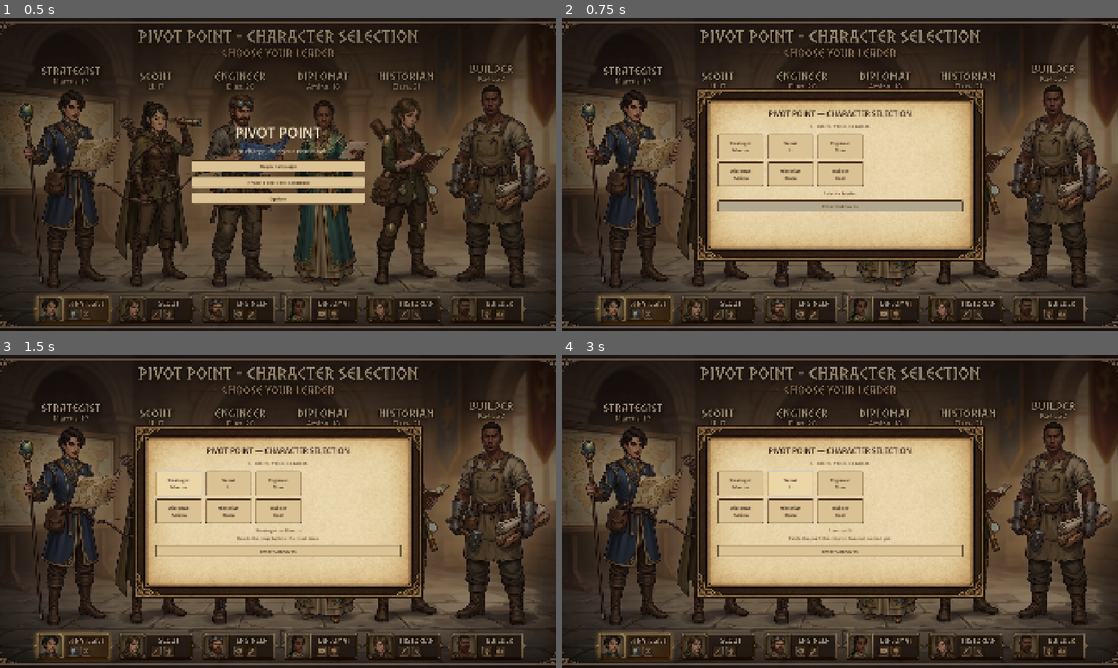
Above: before the commit, frames 1-4 (two rows, left to right).
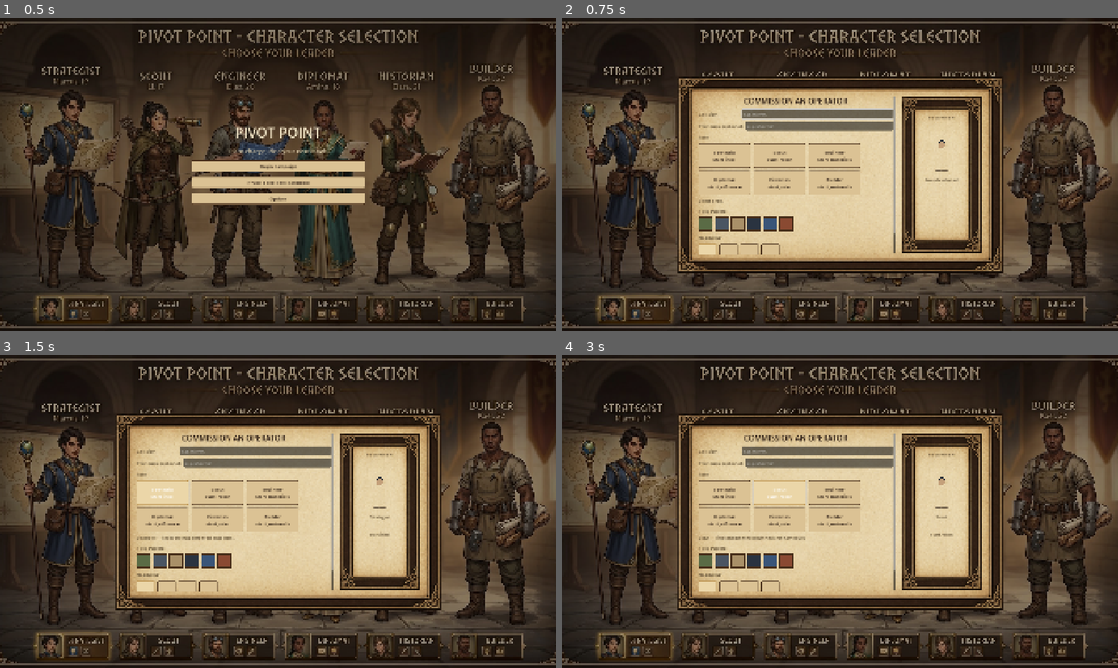
Above: after the commit, the same moments.

Repository: DaddysCoder/pivot-point-3D
Game: Godot game, scene res://scenes/main/boot.tscn
Two runs of this game, one before a commit and one after it. Both use one fixed random seed, a clock stepped at 60 frames per second and the inputs below.
Inputs (mouse positions are in pixels of both pictures, inside the frame that each line leads up to):
- Up to frame 1 (0.5 s): no input
- Up to frame 2 (0.75 s): click "Begin Campaign" at 0.5 s
- Up to frame 3 (1.5 s): click (161, 492) at 1.25 s, where only the run after the commit has a clickable "Strategist start_intel"
- Up to frame 4 (3 s): click (723, 492) at 2 s, where only the run after the commit has a clickable "Strategist start_intel"; click (778, 492) at 2.75 s, where only the run after the commit has a clickable "Scout start_recon"

Frame 1 is identical in both runs. In frame 2, 22% of the frame differs, in the area x 20-80%, y 18-82%; in frame 3, 21%; in frame 4, 21%.

Commit message:
Replace preset-only leader picker with a real character creator (Task A)
The old character_select.gd forced one of 6 fixed leader identities
(Marcus/Li/Elias/Amina/Elara/Kael) with no naming or customization,
unlike the 2D reference build's CharacterCreator. This keeps the same
6 mechanical roles and their LeaderRegistry bonuses, but drops the
forced name/portrait and adds:

- Call sign (required, min 2 chars) and optional pronouns text fields.
- Field palette (6 swatches) and headwear (none/cap/helm/visor)
  cosmetic pickers, mirroring the 2D build's option set.
- A live field preview (procedurally-drawn headwear icon in
  scripts/ui/headwear_preview.gd, tinted by the chosen palette) that
  updates as the player types/picks, instead of static preset art.
- Every picker is a real Button (toggle_mode for single-select
  groups), so Godot's native Control focus system makes them
  keyboard/gamepad navigable without a separate fallback widget.

GameState gains call_sign/pronouns/appearance fields plus
set_character(), which the creator calls alongside the existing
LeaderRegistry.apply_starting_bonus() — set_leader() is untouched so
existing tests and mission code that only care about the role id keep
working.

Diff:
--- a/scenes/main/character_select.tscn
+++ b/scenes/main/character_select.tscn
@@ -1,6 +1,7 @@
-[gd_scene load_steps=2 format=3 uid="uid://bcharselect01"]
+[gd_scene load_steps=3 format=3 uid="uid://bcharselect01"]
 
 [ext_resource type="Script" path="res://scripts/main/character_select.gd" id="1_script"]
+[ext_resource type="Script" path="res://scripts/ui/headwear_preview.gd" id="2_headwear"]
 
 [node name="CharacterSelect" type="Control"]
 layout_mode = 3
@@ -31,45 +32,155 @@
 anchor_top = 0.5
 anchor_right = 0.5
 anchor_bottom = 0.5
-offset_left = -500.0
-offset_top = -300.0
-offset_right = 500.0
-offset_bottom = 300.0
+offset_left = -560.0
+offset_top = -340.0
+offset_right = 560.0
+offset_bottom = 340.0
 
 [node name="Margin" type="MarginContainer" parent="Panel"]
 layout_mode = 2
-theme_override_constants/margin_left = 28
-theme_override_constants/margin_top = 24
-theme_override_constants/margin_right = 28
-theme_override_constants/margin_bottom = 24
+theme_override_constants/margin_left = 24
+theme_override_constants/margin_top = 20
+theme_override_constants/margin_right = 24
+theme_override_constants/margin_bottom = 20
 
-[node name="VBox" type="VBoxContainer" parent="Panel/Margin"]
+[node name="HBox" type="HBoxContainer" parent="Panel/Margin"]
 layout_mode = 2
-theme_override_constants/separation = 12
+theme_override_constants/separation = 20
 
-[node name="Title" type="Label" parent="Panel/Margin/VBox"]
+[node name="FormScroll" type="ScrollContainer" parent="Panel/Margin/HBox"]
+custom_minimum_size = Vector2(680, 0)
 layout_mode = 2
-theme_override_font_sizes/font_size = 28
-text = "PIVOT POINT — CHARACTER SELECTION"
+size_flags_horizontal = 3
+size_flags_vertical = 3
+
+[node name="Form" type="VBoxContainer" parent="Panel/Margin/HBox/FormScroll"]
+layout_mode = 2
+size_flags_horizontal = 3
+theme_override_constants/separation = 10
+
+[node name="Title" type="Label" parent="Panel/Margin/HBox/FormScroll/Form"]
+layout_mode = 2
+theme_override_font_sizes/font_size = 26
+text = "COMMISSION AN OPERATOR"
 horizontal_alignment = 1
 
-[node name="Sub" type="Label" parent="Panel/Margin/VBox"]
+[node name="CallSignRow" type="HBoxContainer" parent="Panel/Margin/HBox/FormScroll/Form"]
 layout_mode = 2
-text = "CHOOSE YOUR LEADER."
+theme_override_constants/separation = 10
+
+[node name="Label" type="Label" parent="Panel/Margin/HBox/FormScroll/Form/CallSignRow"]
+custom_minimum_size = Vector2(140, 0)
+layout_mode = 2
+text = "Call Sign"
+
+[node name="CallSign" type="LineEdit" parent="Panel/Margin/HBox/FormScroll/Form/CallSignRow"]
+layout_mode = 2
+size_flags_horizontal = 3
+max_length = 16
+placeholder_text = "e.g. HAWK"
+
+[node name="PronounsRow" type="HBoxContainer" parent="Panel/Margin/HBox/FormScroll/Form"]
+layout_mode = 2
+theme_override_constants/separation = 10
+
+[node name="Label" type="Label" parent="Panel/Margin/HBox/FormScroll/Form/PronounsRow"]
+custom_minimum_size = Vector2(140, 0)
+layout_mode = 2
+text = "Pronouns (optional)"
+
+[node name="Pronouns" type="LineEdit" parent="Panel/Margin/HBox/FormScroll/Form/PronounsRow"]
+layout_mode = 2
+size_flags_horizontal = 3
+max_length = 24
+placeholder_text = "e.g. she/her"
+
+[node name="RoleLabel" type="Label" parent="Panel/Margin/HBox/FormScroll/Form"]
+layout_mode = 2
+text = "Role"
+
+[node name="RoleGrid" type="GridContainer" parent="Panel/Margin/HBox/FormScroll/Form"]
+layout_mode = 2
+columns = 3
+theme_override_constants/h_separation = 10
+theme_override_constants/v_separation = 10
+
+[node name="RoleDetail" type="Label" parent="Panel/Margin/HBox/FormScroll/Form"]
+layout_mode = 2
+text = "Select a role."
+autowrap_mode = 3
+
+[node name="PaletteLabel" type="Label" parent="Panel/Margin/HBox/FormScroll/Form"]
+layout_mode = 2
+text = "Field Palette"
+
+[node name="PaletteRow" type="HBoxContainer" parent="Panel/Margin/HBox/FormScroll/Form"]
+layout_mode = 2
+theme_override_constants/separation = 8
+
+[node name="HeadwearLabel" type="Label" parent="Panel/Margin/HBox/FormScroll/Form"]
+layout_mode = 2
+text = "Headwear"
+
+[node name="HeadwearRow" type="HBoxContainer" parent="Panel/Margin/HBox/FormScroll/Form"]
+layout_mode = 2
+theme_override_constants/separation = 8
+
+[node name="Confirm" type="Button" parent="Panel/Margin/HBox/FormScroll/Form"]
+layout_mode = 2
+disabled = true
+text = "Enter the War Room"
+
+[node name="Preview" type="PanelContainer" parent="Panel/Margin/HBox"]
+custom_minimum_size = Vector2(280, 0)
+layout_mode = 2
+size_flags_vertical = 3
+
+[node name="PreviewMargin" type="MarginContainer" parent="Panel/Margin/HBox/Preview"]
+layout_mode = 2
+theme_override_constants/margin_left = 16
+theme_override_constants/margin_top = 16
+theme_override_constants/margin_right = 16
+theme_override_constants/margin_bottom = 16
+
+[node name="PreviewVBox" type="VBoxContainer" parent="Panel/Margin/HBox/Preview/PreviewMargin"]
+layout_mode = 2
+theme_override_constants/separation = 8
+
+[node name="PreviewLabel" type="Label" parent="Panel/Margin/HBox/Preview/PreviewMargin/PreviewVBox"]
+layout_mode = 2
+theme_override_font_sizes/font_size = 12
+text = "FIELD PREVIEW"
 horizontal_alignment = 1
 
-[node name="Grid" type="GridContainer" parent="Panel/Margin/VBox"]
+[node name="HeadwearHolder" type="CenterContainer" parent="Panel/Margin/HBox/Preview/PreviewMargin/PreviewVBox"]
+custom_minimum_size = Vector2(0, 140)
 layout_mode = 2
-columns = 3
-theme_override_constants/h_separation = 12
-theme_override_constants/v_separation = 12
 
-[node name="Detail" type="Label" parent="Panel/Margin/VBox"]
+[node name="PreviewHeadwear" type="Control" parent="Panel/Margin/HBox/Preview/PreviewMargin/PreviewVBox/HeadwearHolder"]
+custom_minimum_size = Vector2(48, 40)
 layout_mode = 2
-text = "Select a leader."
+scale = Vector2(2.6, 2.6)
+pivot_offset = Vector2(24, 20)
+script = ExtResource("2_headwear")
+
+[node name="PreviewCallSign" type="Label" parent="Panel/Margin/HBox/Preview/PreviewMargin/PreviewVBox"]
+layout_mode = 2
+theme_override_font_sizes/font_size = 22
+text = "——"
+horizontal_alignment = 1
+
+[node name="PreviewRole" type="Label" parent="Panel/Margin/HBox/Preview/PreviewMargin/PreviewVBox"]
+layout_mode = 2
+text = "No role selected"
 horizontal_alignment = 1
 autowrap_mode = 3
 
-[node name="Confirm" type="Button" parent="Panel/Margin/VBox"]
+[node name="PreviewPronouns" type="Label" parent="Panel/Margin/HBox/Preview/PreviewMargin/PreviewVBox"]
 layout_mode = 2
-text = "Enter Oakhaven"
+horizontal_alignment = 1
+
+[node name="PreviewBonus" type="Label" parent="Panel/Margin/HBox/Preview/PreviewMargin/PreviewVBox"]
+layout_mode = 2
+autowrap_mode = 3
+horizontal_alignment = 1
--- a/scripts/main/character_select.gd
+++ b/scripts/main/character_select.gd
@@ -1,16 +1,37 @@
 extends Control
-## CHOOSE YOUR LEADER — concept hall + parchment roster.
-
+## COMMISSION AN OPERATOR — call sign, pronouns, role, palette, headwear,
+## with a live field preview. Role keeps LeaderRegistry's mechanical bonus;
+## everything else is player-authored, not a fixed preset identity.
 
 @onready var bg: TextureRect = $BgArt
 @onready var panel: PanelContainer = $Panel
-@onready var grid: GridContainer = $Panel/Margin/VBox/Grid
-@onready var detail: Label = $Panel/Margin/VBox/Detail
-@onready var confirm: Button = $Panel/Margin/VBox/Confirm
-@onready var title: Label = $Panel/Margin/VBox/Title
-@onready var sub: Label = $Panel/Margin/VBox/Sub
+@onready var title: Label = $Panel/Margin/HBox/FormScroll/Form/Title
+@onready var call_sign_label: Label = $Panel/Margin/HBox/FormScroll/Form/CallSignRow/Label
+@onready var call_sign_field: LineEdit = $Panel/Margin/HBox/FormScroll/Form/CallSignRow/CallSign
+@onready var pronouns_label: Label = $Panel/Margin/HBox/FormScroll/Form/PronounsRow/Label
+@onready var pronouns_field: LineEdit = $Panel/Margin/HBox/FormScroll/Form/PronounsRow/Pronouns
+@onready var role_label: Label = $Panel/Margin/HBox/FormScroll/Form/RoleLabel
+@onready var role_grid: GridContainer = $Panel/Margin/HBox/FormScroll/Form/RoleGrid
+@onready var role_detail: Label = $Panel/Margin/HBox/FormScroll/Form/RoleDetail
+@onready var palette_label: Label = $Panel/Margin/HBox/FormScroll/Form/PaletteLabel
+@onready var palette_row: HBoxContainer = $Panel/Margin/HBox/FormScroll/Form/PaletteRow
+@onready var headwear_label: Label = $Panel/Margin/HBox/FormScroll/Form/HeadwearLabel
+@onready var headwear_row: HBoxContainer = $Panel/Margin/HBox/FormScroll/Form/HeadwearRow
+@onready var confirm: Button = $Panel/Margin/HBox/FormScroll/Form/Confirm
+@onready var preview: PanelContainer = $Panel/Margin/HBox/Preview
+@onready var preview_label: Label = $Panel/Margin/HBox/Preview/PreviewMargin/PreviewVBox/PreviewLabel
+@onready var preview_headwear: HeadwearPreview = $Panel/Margin/HBox/Preview/PreviewMargin/PreviewVBox/HeadwearHolder/PreviewHeadwear
+@onready var preview_call_sign: Label = $Panel/Margin/HBox/Preview/PreviewMargin/PreviewVBox/PreviewCallSign
+@onready var preview_role: Label = $Panel/Margin/HBox/Preview/PreviewMargin/PreviewVBox/PreviewRole
+@onready var preview_pronouns: Label = $Panel/Margin/HBox/Preview/PreviewMargin/PreviewVBox/PreviewPronouns
+@onready var preview_bonus: Label = $Panel/Margin/HBox/Preview/PreviewMargin/PreviewVBox/PreviewBonus
 
-var _selected: String = ""
+var _selected_role: String = ""
+var _selected_palette: String = "olive"
+var _selected_headwear: String = "none"
+var _role_buttons: Dictionary = {}
+var _palette_buttons: Dictionary = {}
+var _headwear_buttons: Dictionary = {}
 
 
 func _ready() -> void:
@@ -20,33 +41,159 @@
 		bg.texture = tex
 	ArtCatalog.apply_parchment_panel(panel)
 	ArtCatalog.style_ink_label(title, 26)
-	ArtCatalog.style_ink_label(sub, 18, true)
-	ArtCatalog.style_ink_label(detail, 16, true)
+	for label in [call_sign_label, pronouns_label, role_label, palette_label, headwear_label]:
+		ArtCatalog.style_ink_label(label, 16, true)
+	ArtCatalog.style_ink_label(role_detail, 14, true)
+	ArtCatalog.style_ink_label(preview_label, 12, true)
+	ArtCatalog.style_ink_label(preview_call_sign, 22)
+	ArtCatalog.style_ink_label(preview_role, 14, true)
+	ArtCatalog.style_ink_label(preview_pronouns, 14, true)
+	ArtCatalog.style_ink_label(preview_bonus, 14, true)
+	ArtCatalog.apply_parchment_panel(preview)
 	ArtCatalog.style_button(confirm)
-	confirm.disabled = true
+
+	_build_role_grid()
+	_build_palette_row()
+	_build_headwear_row()
+
+	call_sign_field.text_changed.connect(_on_call_sign_changed)
+	pronouns_field.text_changed.connect(_on_pronouns_changed)
 	confirm.pressed.connect(_confirm)
-	for leader in LeaderRegistry.list_all():
-		var btn := Button.new()
-		btn.text = "%s\n%s" % [leader["role"], leader["name"]]
-		btn.custom_minimum_size = Vector2(160, 84)
-		ArtCatalog.style_button(btn)
-		var lid := str(leader["id"])
-		btn.pressed.connect(func(): _select(lid))
-		grid.add_child(btn)
+
+	_select_headwear(_selected_headwear)
+	_refresh_preview()
+	call_sign_field.grab_focus()
 
 
-func _select(leader_id: String) -> void:
-	_selected = leader_id
-	confirm.disabled = false
-	for leader in LeaderRegistry.list_all():
-		if leader["id"] == leader_id:
-			detail.text = "%s — %s\n%s" % [leader["role"], leader["name"], leader["blurb"]]
+func _build_role_grid() -> void:
+	for role in LeaderRegistry.list_all():
+		var btn := Button.new()
+		var rid := str(role["id"])
+		btn.text = "%s\n%s" % [role["role"], role["bonus"]]
+		btn.custom_minimum_size = Vector2(180, 84)
+		btn.focus_mode = Control.FOCUS_ALL
+		btn.toggle_mode = true
+		ArtCatalog.style_button(btn)
+		btn.pressed.connect(func(): _select_role(rid))
+		role_grid.add_child(btn)
+		_role_buttons[rid] = btn
+
+
+func _build_palette_row() -> void:
+	for palette_id in CharacterOptions.PALETTE_ORDER:
+		var btn := Button.new()
+		btn.custom_minimum_size = Vector2(48, 48)
+		btn.focus_mode = Control.FOCUS_ALL
+		btn.tooltip_text = palette_id.capitalize()
+		ArtCatalog.style_button(btn)
+		var color := CharacterOptions.palette_color(palette_id)
+		var normal := StyleBoxFlat.new()
+		normal.bg_color = color
+		normal.border_color = ArtCatalog.WOOD
+		normal.set_border_width_all(2)
+		var selected := normal.duplicate() as StyleBoxFlat
+		selected.border_color = ArtCatalog.GOLD
+		selected.set_border_width_all(4)
+		btn.set_meta("normal_style", normal)
+		btn.set_meta("selected_style", selected)
+		btn.add_theme_stylebox_override("normal", normal)
+		btn.add_theme_stylebox_override("hover", normal)
+		btn.add_theme_stylebox_override("pressed", normal)
+		btn.pressed.connect(func(): _select_palette(palette_id))
+		palette_row.add_child(btn)
+		_palette_buttons[palette_id] = btn
+
+
+func _build_headwear_row() -> void:
+	for headwear_id in CharacterOptions.HEADWEAR:
+		var btn := Button.new()
+		btn.custom_minimum_size = Vector2(64, 64)
+		btn.focus_mode = Control.FOCUS_ALL
+		btn.toggle_mode = true
+		btn.tooltip_text = headwear_id.capitalize()
+		ArtCatalog.style_button(btn)
+		var icon := HeadwearPreview.new()
+		icon.custom_minimum_size = Vector2(48, 40)
+		icon.mouse_filter = Control.MOUSE_FILTER_IGNORE
+		icon.set_anchors_preset(Control.PRESET_CENTER)
+		icon.set_state(headwear_id, CharacterOptions.palette_color(_selected_palette))
+		btn.add_child(icon)
+		btn.pressed.connect(func(): _select_headwear(headwear_id))
+		headwear_row.add_child(btn)
+		_headwear_buttons[headwear_id] = {"btn": btn, "icon": icon}
+
+
+func _select_role(role_id: String) -> void:
+	_selected_role = role_id
+	for id in _role_buttons:
+		(_role_buttons[id] as Button).button_pressed = (id == role_id)
+	for role in LeaderRegistry.list_all():
+		if role["id"] == role_id:
+			role_detail.text = "%s — %s" % [role["role"], role["blurb"]]
 			break
+	_refresh_preview()
+	_refresh_confirm()
+
+
+func _select_palette(palette_id: String) -> void:
+	_selected_palette = palette_id
+	for id in _palette_buttons:
+		var btn: Button = _palette_buttons[id]
+		var style: StyleBoxFlat = btn.get_meta("selected_style" if id == palette_id else "normal_style")
+		btn.add_theme_stylebox_override("normal", style)
+		btn.add_theme_stylebox_override("hover", style)
+		btn.add_theme_stylebox_override("pressed", style)
+	var color := CharacterOptions.palette_color(palette_id)
+	for id in _headwear_buttons:
+		(_headwear_buttons[id]["icon"] as HeadwearPreview).set_state(str(id), color)
+	_refresh_preview()
+
+
+func _select_headwear(headwear_id: String) -> void:
+	_selected_headwear = headwear_id
+	for id in _headwear_buttons:
+		(_headwear_buttons[id]["btn"] as Button).button_pressed = (id == headwear_id)
+	_refresh_preview()
+
+
+func _on_call_sign_changed(_text: String) -> void:
+	_refresh_preview()
+	_refresh_confirm()
+
+
+func _on_pronouns_changed(_text: String) -> void:
+	_refresh_preview()
+
+
+func _refresh_preview() -> void:
+	var color := CharacterOptions.palette_color(_selected_palette)
+	preview_headwear.set_state(_selected_headwear, color)
+	preview_call_sign.text = call_sign_field.text.strip_edges().to_upper() if call_sign_field.text.strip_edges() != "" else "——"
+	preview_pronouns.text = pronouns_field.text.strip_edges()
+	if _selected_role == "":
+		preview_role.text = "No role selected"
+		preview_bonus.text = ""
+	else:
+		for role in LeaderRegistry.list_all():
+			if role["id"] == _selected_role:
+				preview_role.text = str(role["role"])
+				preview_bonus.text = str(role["bonus"])
+				break
+
+
+func _refresh_confirm() -> void:
+	confirm.disabled = not (call_sign_field.text.strip_edges().length() >= 2 and _selected_role != "")
 
 
 func _confirm() -> void:
-	if _selected == "":
+	if confirm.disabled:
 		return
-	GameState.set_leader(_selected)
-	LeaderRegistry.apply_starting_bonus(_selected)
+	var appearance := {"palette": _selected_palette, "headwear": _selected_headwear}
+	GameState.set_character(
+		_selected_role,
+		call_sign_field.text.strip_edges().to_upper(),
+		pronouns_field.text.strip_edges(),
+		appearance,
+	)
+	LeaderRegistry.apply_starting_bonus(_selected_role)
 	SceneRouter.to_base_hub()
--- /dev/null
+++ b/scripts/systems/character_options.gd
@@ -0,0 +1,21 @@
+class_name CharacterOptions
+extends RefCounted
+## Cosmetic options for the operator character creator (palette + headwear).
+## Mirrors the field-palette naming from the 2D reference build.
+
+const PALETTES := {
+	"olive": Color(0.353, 0.420, 0.271),
+	"slate": Color(0.290, 0.335, 0.384),
+	"sand": Color(0.663, 0.565, 0.408),
+	"ink": Color(0.165, 0.200, 0.251),
+	"cobalt": Color(0.227, 0.333, 0.471),
+	"rust": Color(0.541, 0.290, 0.196),
+}
+
+const HEADWEAR := ["none", "cap", "helm", "visor"]
+
+const PALETTE_ORDER := ["olive", "slate", "sand", "ink", "cobalt", "rust"]
+
+
+static func palette_color(id: String) -> Color:
+	return PALETTES.get(id, PALETTES["olive"])
--- a/scripts/systems/game_state.gd
+++ b/scripts/systems/game_state.gd
@@ -19,6 +19,9 @@
 
 var seed: int = 42
 var leader_id: String = ""
+var call_sign: String = ""
+var pronouns: String = ""
+var appearance: Dictionary = {"palette": "olive", "headwear": "none"}
 var materials: int = 8
 var intel: int = 3
 var influence: int = 1
@@ -59,6 +62,9 @@
 	else:
 		seed = new_seed
 	leader_id = ""
+	call_sign = ""
+	pronouns = ""
+	appearance = {"palette": "olive", "headwear": "none"}
 	materials = 8
 	intel = 3
 	influence = 1
@@ -96,6 +102,15 @@
 
 func set_leader(id: String) -> void:
 	leader_id = id
+
+
+## Persists the operator built in the character creator: role, call sign,
+## optional pronouns, and cosmetic appearance (palette + headwear).
+func set_character(role_id: String, new_call_sign: String, new_pronouns: String, new_appearance: Dictionary) -> void:
+	leader_id = role_id
+	call_sign = new_call_sign
+	pronouns = new_pronouns
+	appearance = new_appearance.duplicate()
 
 
 func append_log(line: String) -> void:
--- /dev/null
+++ b/scripts/ui/headwear_preview.gd
@@ -0,0 +1,35 @@
+class_name HeadwearPreview
+extends Control
+## Small procedural operator-head icon for the headwear picker, mirroring the
+## 2D reference's SVG silhouette (skin ellipse + headwear silhouette) so the
+## preview stays live without needing bespoke bitmap art per option.
+
+const SKIN := Color(0.769, 0.627, 0.478)
+const DARK := Color(0.165, 0.188, 0.220)
+
+var headwear: String = "none"
+var cloth: Color = Color(0.353, 0.420, 0.271)
+
+
+func set_state(new_headwear: String, new_cloth: Color) -> void:
+	headwear = new_headwear
+	cloth = new_cloth
+	queue_redraw()
+
+
+func _draw() -> void:
+	draw_circle(Vector2(24, 26), 12, SKIN)
+	match headwear:
+		"cap":
+			draw_colored_polygon(PackedVector2Array([
+				Vector2(12, 20), Vector2(24, 8), Vector2(36, 20), Vector2(40, 22), Vector2(8, 22)]), DARK)
+		"helm":
+			draw_colored_polygon(PackedVector2Array([
+				Vector2(12, 22), Vector2(24, 6), Vector2(36, 22), Vector2(36, 28), Vector2(12, 28)]), DARK)
+			draw_polyline(PackedVector2Array([
+				Vector2(12, 22), Vector2(24, 6), Vector2(36, 22)]), cloth, 1.5)
+		"visor":
+			draw_rect(Rect2(14, 20, 20, 5), DARK)
+		_:
+			draw_polyline(PackedVector2Array([
+				Vector2(14, 18), Vector2(24, 10), Vector2(34, 18)]), DARK, 3.0)
